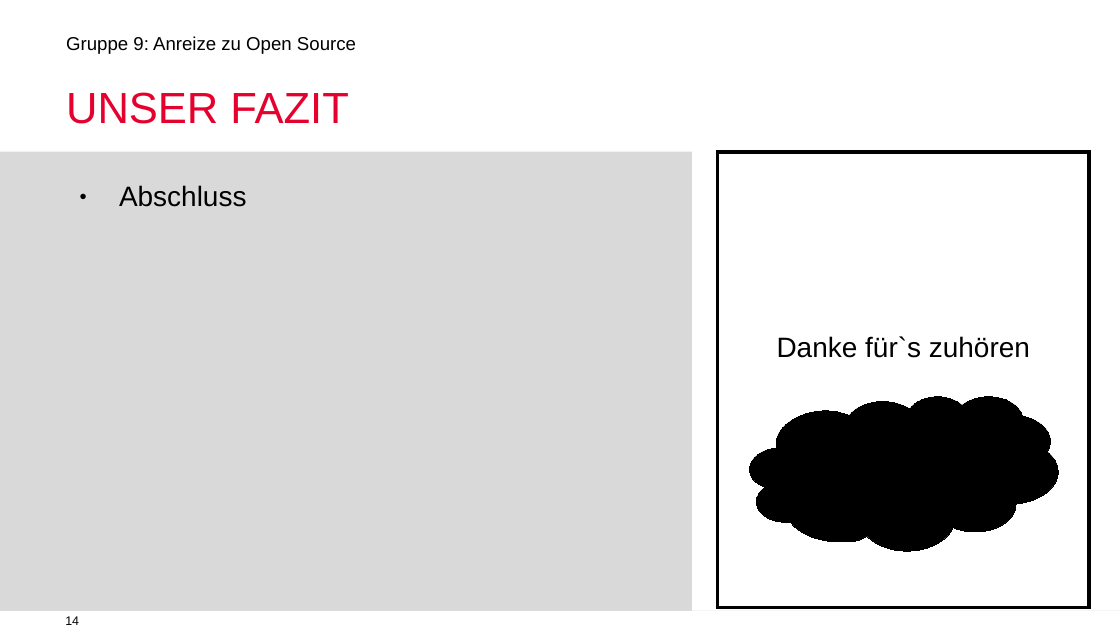
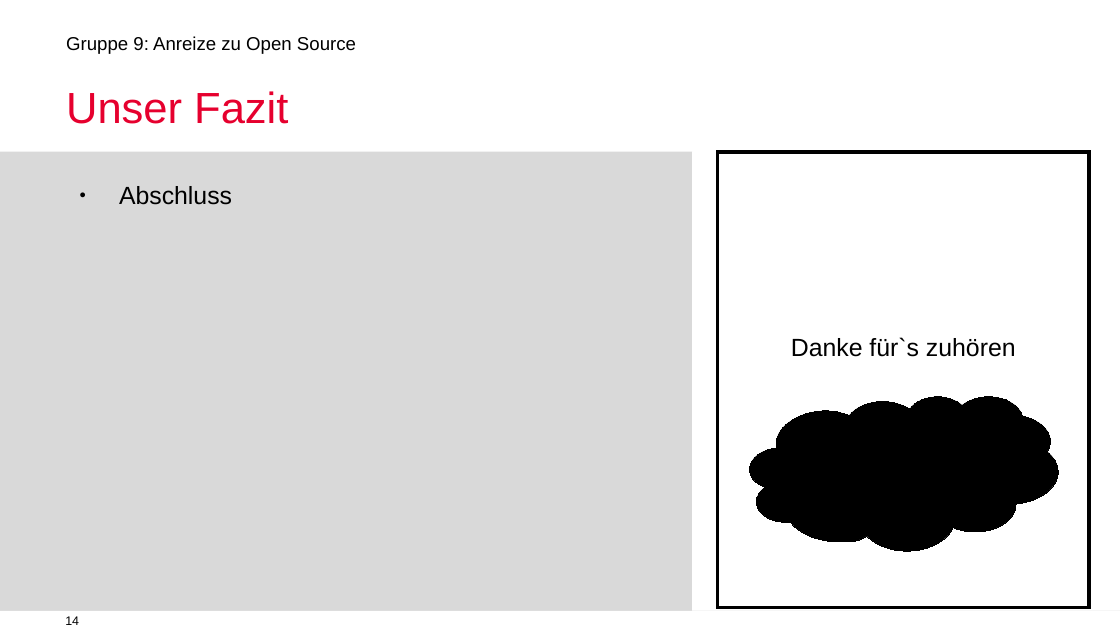
Before and after one commit to mauriziopiu/anreize_zu_open_source, a slide deck: slide 14 of OSS_Prasentation_open.odp. Drawn at 1120x630 pixels with LibreOffice and Linux fonts; fonts in the diff are those of the drawing; background and template pictures are left out. Boxes give left, top, right and bottom in pixels: in the first picture for what was removed or moved away, otherwise in the second. Text is boxed around its words. In the diff, an @@ line names an element or a change of style, - is before the commit and + after.

```diff
--- a/OSS_Prasentation_open.odp
+++ b/OSS_Prasentation_open.odp
@@ text at [66,91,288,124]: text changed @@
-UNSER FAZIT
+Unser Fazit
@@ rectangle "Danke für`s zuhören" at [718,152,1090,608]: size 18 to 16 pt @@
@@ text "Abschluss" at [119,186,232,205]: size 18 to 16 pt @@
```
Also in this commit, not shown: 12 other slides changed, 1 slide added, 1 slide removed.
